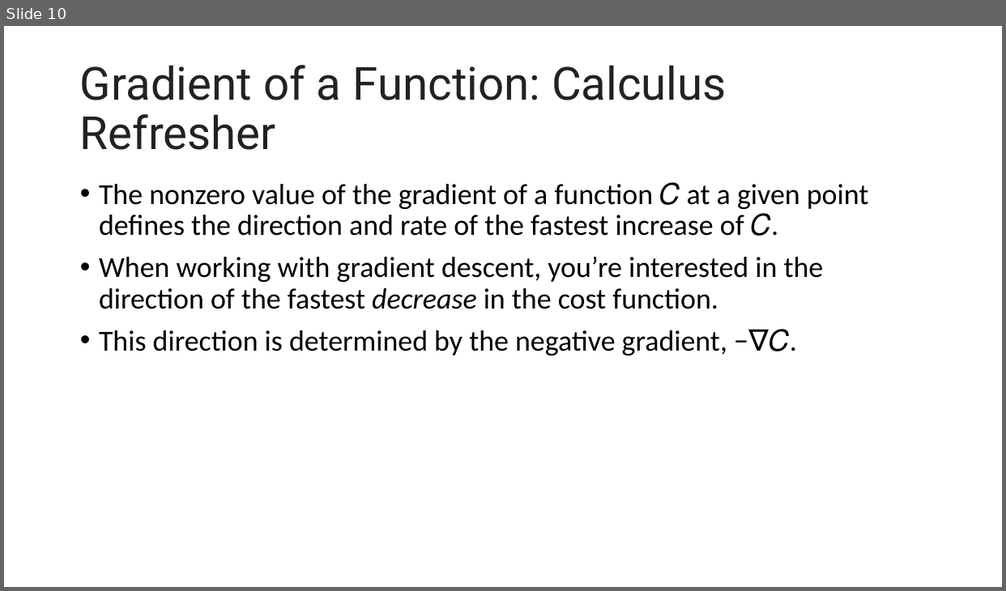
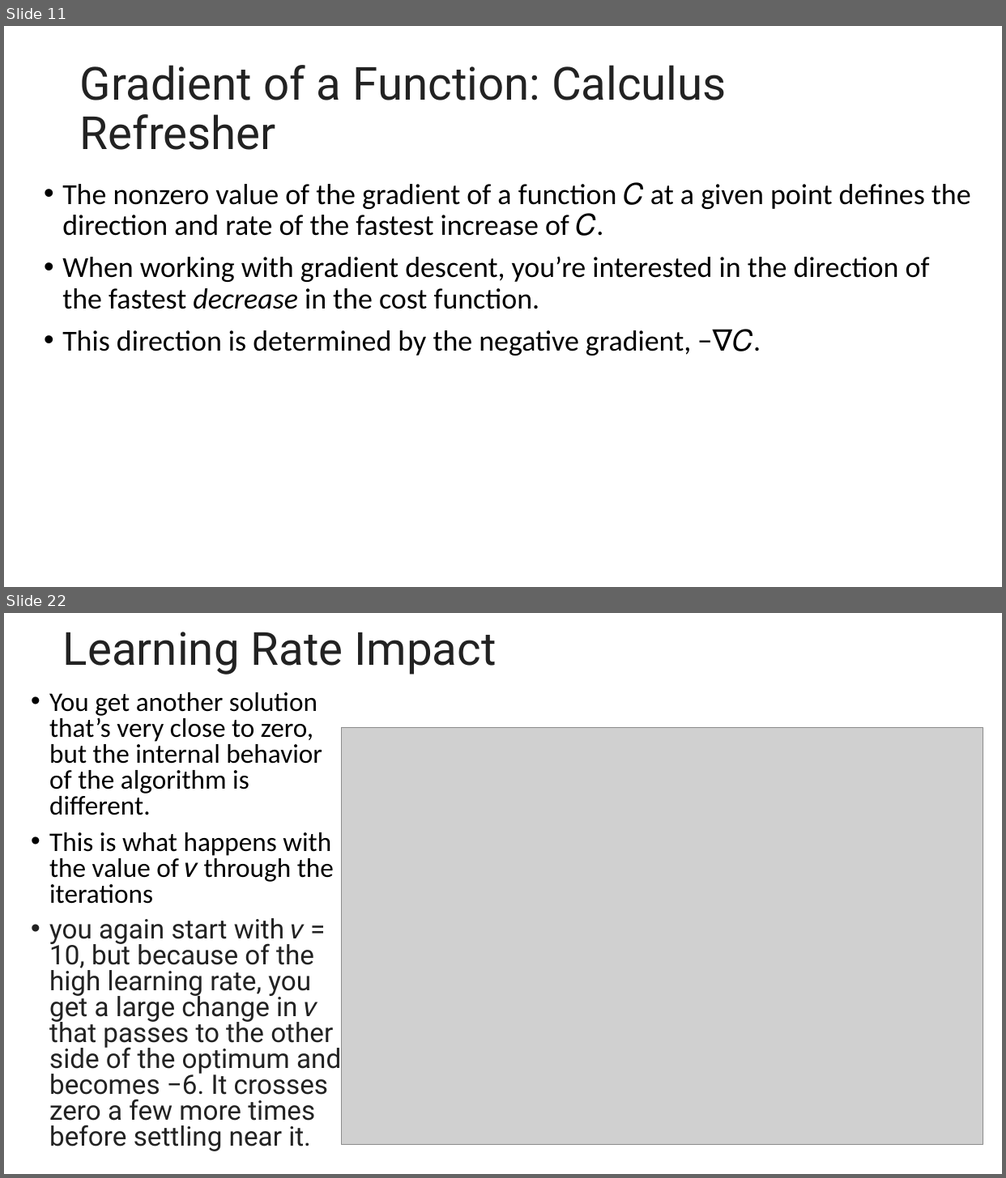
Before and after one commit to motazsaad/Math-Statistics-DataScience, a slide deck: slides/Stochastic Gradient Descent Algorithm.pptx. Shown one above the other, each under a label of ours: slide 10 before the commit, slides 11 and 22 after it; the slides between them are not shown. The pictures are 1006x591 and 1006x1178 pixels, drawn with LibreOffice and Linux fonts; fonts in the diff are those of the drawing; grey boxes stand for pictures. Boxes give left, top, right and bottom in pixels: in the first picture for what was removed or moved away, otherwise in the second. Text is boxed around its words. In the diff, an @@ line names an element or a change of style, - is before the commit and + after.

```diff
--- a/slides/Stochastic Gradient Descent Algorithm.pptx
+++ b/slides/Stochastic Gradient Descent Algorithm.pptx
@@ slide 22 added at [4, 613, 1002, 1174], background #FFFFFF @@
@@ title added at [63, 632, 496, 675], 44 pt, text #222222 @@
+Learning Rate Impact
@@ text added at [49, 692, 341, 1152], 25.9 pt, text #222222 @@
+• You get another solution that’s very close to zero, but the internal behavior of the algorithm is different.
+• This is what happens with the value of 𝑣 through the iterations
+• you again start with 𝑣 = 10, but because of the high learning rate, you get a large change in 𝑣 that passes to the other side of the optimum and becomes −6. It crosses zero a few more times before settling near it.
@@ picture added at [341, 727, 982, 1144] @@
@@ what was slide 10 is now slide 11 @@
@@ slide 11 changed as well @@
@@ text "The nonzero value of the ..." rewrapped from [99, 182, 868, 356] to [62, 182, 971, 356] @@
```
Also in this commit, not shown: 7 other slides changed, 27 other slides added, 1 other file.
